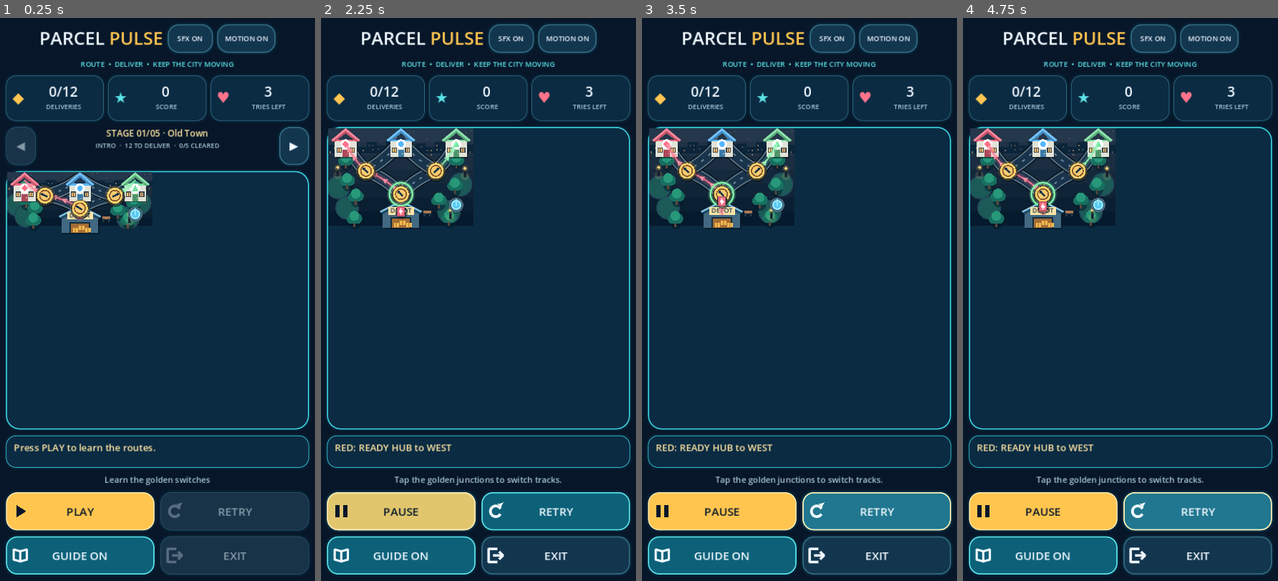
Above: before the commit, frames 1-4 (left to right).
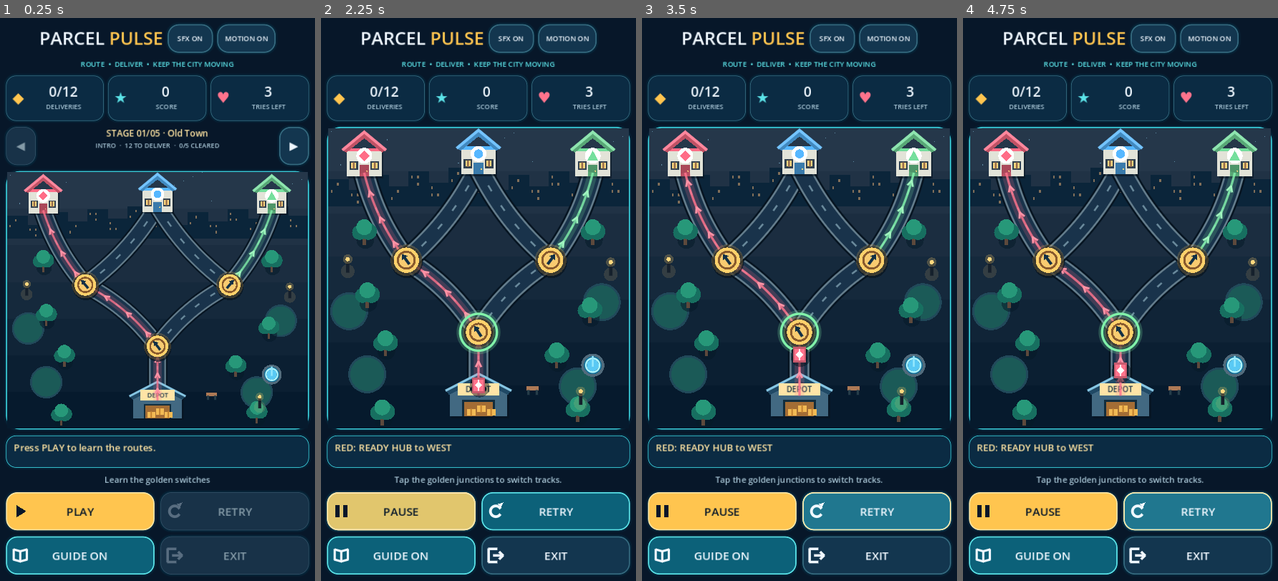
Above: after the commit, the same moments.

Repository: gauravprajapat-23/Parcel-pulse
Game: Godot game, scene res://scenes/game_screen.tscn
The game is run twice, just before and just after one commit, with the same random seed, the same clock (stepped at 60 frames per second) and the same inputs.
Inputs:
- Up to frame 1 (0.25 s): no input
- Up to frame 2 (2.25 s): click "MOTION ON" at 0.5 s; click "MOTION OFF" at 1.25 s; click "PLAY" at 2 s
- Up to frame 3 (3.5 s): click "RETRY" at 2.75 s
- Up to frame 4 (4.75 s): click "RETRY" at 3.5 s; click "RETRY" at 4.25 s

The runs differ from the first frame. In frame 1, 15% of the frame differs, in the area x 2-98%, y 27-73%; in frame 2, 19%; in frame 3, 19%; in frame 4, 19%, in the area x 2-98%, y 19-73%.

Commit message:
fix(board): stretch procedural city layers to full board and animate route arrows

Diff:
--- a/scripts/ui/board_view.gd
+++ b/scripts/ui/board_view.gd
@@ -56,13 +56,13 @@
 	city_art.board = controller.board if controller != null else null
 	city_art.mouse_filter = Control.MOUSE_FILTER_IGNORE
 	add_child(city_art)
-	city_art.set_anchors_preset(Control.PRESET_FULL_RECT)
+	_stretch_layer(city_art)
 
 	dynamic_layer = CityBoardOverlay.new()
 	dynamic_layer.name = "DynamicOverlay"
 	dynamic_layer.mouse_filter = Control.MOUSE_FILTER_IGNORE
 	add_child(dynamic_layer)
-	dynamic_layer.set_anchors_preset(Control.PRESET_FULL_RECT)
+	_stretch_layer(dynamic_layer)
 	dynamic_layer.controller = controller
 	dynamic_layer.guide_focus = guide_focus
 	dynamic_layer.guide_needs_action = guide_needs_action
@@ -74,8 +74,21 @@
 	dynamic_layer.reduced_motion = reduced_motion
 	juice_layer.mouse_filter = Control.MOUSE_FILTER_IGNORE
 	add_child(juice_layer)
-	juice_layer.set_anchors_preset(Control.PRESET_FULL_RECT)
+	_stretch_layer(juice_layer)
 	resized.connect(_on_board_resized)
+	# A PanelContainer can finish its size negotiation after _ready().
+	# Final synchronization also covers first launch and device resizes.
+	call_deferred("_on_board_resized")
+
+
+func _stretch_layer(layer: Control) -> void:
+	# PRESET_FULL_RECT by itself may preserve offsets from an early layout
+	# pass. All three drawing layers must use exactly the board's geometry.
+	layer.set_anchors_and_offsets_preset(Control.PRESET_FULL_RECT)
+	layer.offset_left = 0.0
+	layer.offset_top = 0.0
+	layer.offset_right = 0.0
+	layer.offset_bottom = 0.0
 
 
 func set_reduced_motion(enabled: bool) -> void:
@@ -93,6 +106,8 @@
 
 func _on_map_changed(_new_index: int) -> void:
 	clear_feedback()
+	if dynamic_layer != null:
+		dynamic_layer.reset_junction_animations()
 	if city_art != null:
 		city_art.queue_redraw()
 	if dynamic_layer != null:
@@ -100,12 +115,10 @@
 
 
 func _on_board_resized() -> void:
-	if city_art != null:
-		city_art.queue_redraw()
-	if dynamic_layer != null:
-		dynamic_layer.queue_redraw()
-	if juice_layer != null:
-		juice_layer.queue_redraw()
+	for layer in [city_art, dynamic_layer, juice_layer]:
+		if layer != null:
+			_stretch_layer(layer)
+			layer.queue_redraw()
 
 
 func _process(delta: float) -> void:
@@ -116,7 +129,7 @@
 
 func _on_junction_changed(node_id: String, _target: String) -> void:
 	if dynamic_layer != null:
-		dynamic_layer.queue_redraw()
+		dynamic_layer.animate_junction(node_id)
 	if juice_layer != null:
 		juice_layer.show_junction(node_id)
 	junction_activated.emit(node_id)
--- a/scripts/ui/city_board_overlay.gd
+++ b/scripts/ui/city_board_overlay.gd
@@ -9,6 +9,9 @@
 var route_flow_phase: float = 0.0
 var reduced_motion: bool = false
 var _draw_accumulator: float = 0.0
+var _junction_angles: Dictionary = {}
+var _junction_targets: Dictionary = {}
+const JUNCTION_ROTATION_SPEED: float = 14.0
 const VISUAL_FRAME_STEP: float = 1.0 / 30.0
 
 const COLOR_RED: Color = Color("#FF738C")
@@ -18,10 +21,57 @@
 const INK: Color = Color("#123046")
 
 
+func reset_junction_animations() -> void:
+	_junction_angles.clear()
+	_junction_targets.clear()
+	queue_redraw()
+
+
+func selected_junction_heading(node_id: String) -> Vector2:
+	if controller == null or not controller.board.is_junction(node_id):
+		return Vector2.UP
+	var route: String = controller.board.get_next_node(node_id)
+	return CityBoardGeometry.route_tangent(node_id, route, 0.05, size, controller.board)
+
+
+func displayed_junction_heading(node_id: String) -> Vector2:
+	if _junction_angles.has(node_id):
+		return Vector2.RIGHT.rotated(float(_junction_angles[node_id]))
+	return selected_junction_heading(node_id)
+
+
+func animate_junction(node_id: String) -> void:
+	if controller == null or not controller.board.is_junction(node_id):
+		return
+	var selected_route: String = controller.board.get_next_node(node_id)
+	var target_angle: float = selected_junction_heading(node_id).angle()
+	if reduced_motion:
+		_junction_angles[node_id] = target_angle
+		_junction_targets.erase(node_id)
+		queue_redraw()
+		return
+	if not _junction_angles.has(node_id):
+		# The controller signal fires after the selected exit changes.
+		# The other branch gives the actual previous arrow orientation.
+		var exits: Array = controller.board.edges[node_id]
+		for exit_id in exits:
+			if str(exit_id) != selected_route:
+				var previous: Vector2 = CityBoardGeometry.route_tangent(
+					node_id, str(exit_id), 0.05, size, controller.board
+				)
+				_junction_angles[node_id] = previous.angle()
+				break
+	_junction_targets[node_id] = target_angle
+	queue_redraw()
+
+
 func set_reduced_motion(enabled: bool) -> void:
 	reduced_motion = enabled
 	if enabled:
 		route_flow_phase = 0.0
+		for node_id in _junction_targets.keys():
+			_junction_angles[node_id] = float(_junction_targets[node_id])
+		_junction_targets.clear()
 	_draw_accumulator = 0.0
 	queue_redraw()
 
@@ -33,6 +83,16 @@
 	# Accessibility: keep the carts updating, but remove decorative motion.
 	if not reduced_motion:
 		route_flow_phase = fposmod(route_flow_phase + step * 0.22, 1.0)
+	for node_id in _junction_targets.keys():
+		var target_angle: float = float(_junction_targets[node_id])
+		var current_angle: float = float(_junction_angles[node_id])
+		var next_angle: float = lerp_angle(
+			current_angle, target_angle, clampf(step * JUNCTION_ROTATION_SPEED, 0.0, 1.0)
+		)
+		if absf(wrapf(target_angle - next_angle, -PI, PI)) <= 0.02:
+			next_angle = target_angle
+			_junction_targets.erase(node_id)
+		_junction_angles[node_id] = next_angle
 	_draw_accumulator += step
 	if _draw_accumulator >= VISUAL_FRAME_STEP:
 		_draw_accumulator = fposmod(_draw_accumulator, VISUAL_FRAME_STEP)
@@ -107,20 +167,21 @@
 	var s: float = _scale()
 	for junction_id in controller.board.junction_ids:
 		var center: Vector2 = _point(junction_id)
-		var route: String = controller.board.get_next_node(junction_id)
-		var heading: Vector2 = CityBoardGeometry.route_tangent(junction_id, route, 0.02, size, controller.board)
+		var heading: Vector2 = displayed_junction_heading(junction_id)
 		draw_circle(center + Vector2(1, 4) * s, 30 * s, Color("#07121C", 0.65), true)
 		draw_circle(center, 30 * s, Color("#F9B852", 0.20), true)
 		draw_circle(center, 24 * s, GOLD, true)
 		draw_circle(center, 18 * s, Color("#895B2E"), true)
 		draw_circle(center, 14 * s, Color("#F9CB70"), true)
 		var tangent := Vector2(-heading.y, heading.x)
-		var point: Vector2 = center + heading * 10.0 * s
-		draw_line(center - heading * 7.0 * s, point, INK, 3.3 * s, true)
+		# A wide, asymmetric arrowhead makes the selected branch readable
+		# at a glance, even with the guide turned off.
+		var point: Vector2 = center + heading * 8.0 * s
+		draw_line(center - heading * 9.0 * s, point, INK, 4.0 * s, true)
 		draw_colored_polygon(PackedVector2Array([
-			point + heading * 6.0 * s,
-			point - heading * 2.0 * s + tangent * 5.0 * s,
-			point - heading * 2.0 * s - tangent * 5.0 * s
+			point + heading * 7.0 * s,
+			point - heading * 3.0 * s + tangent * 6.5 * s,
+			point - heading * 3.0 * s - tangent * 6.5 * s
 		]), INK)
 
 	if controller.board.is_junction(guide_focus):
